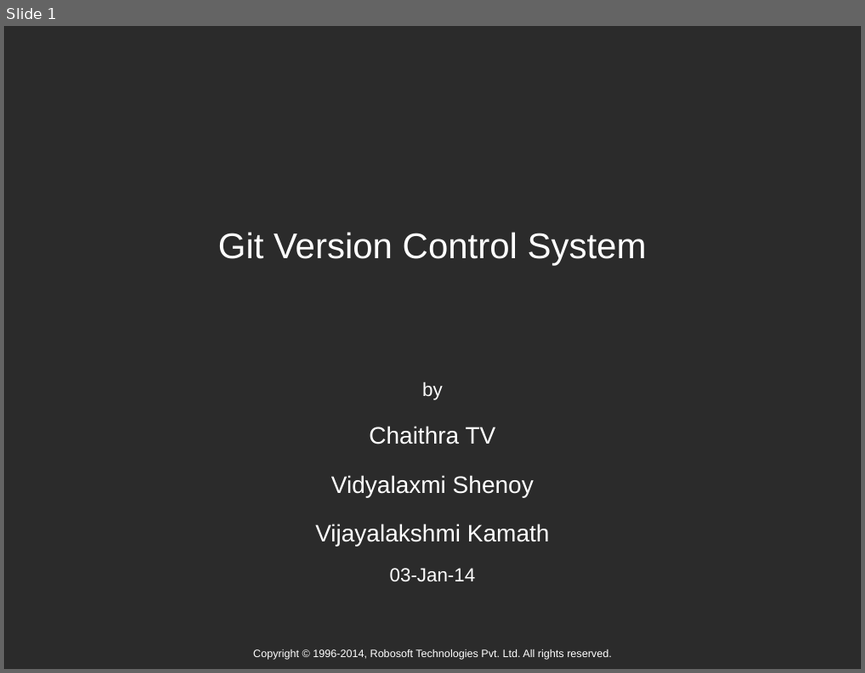
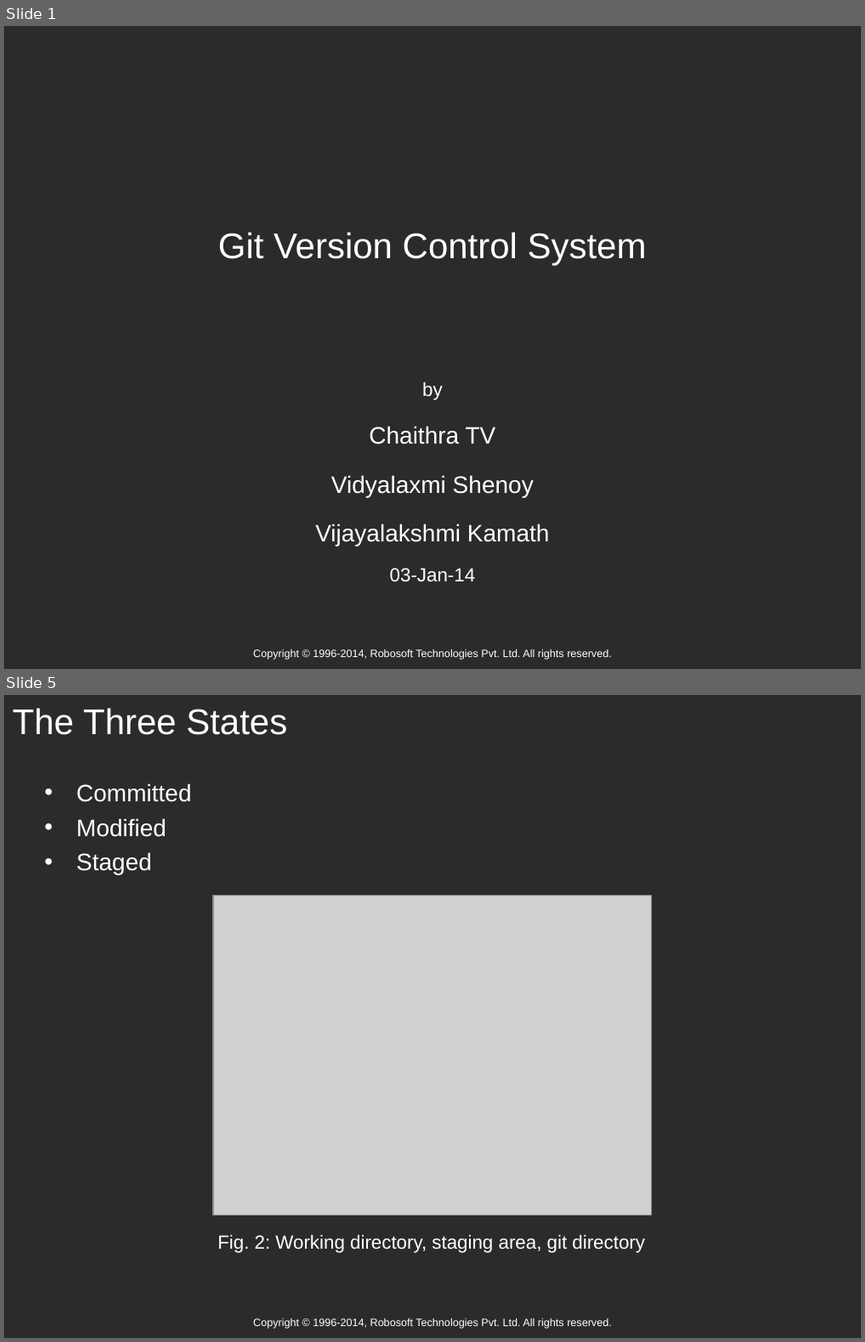
Before and after one commit to vidyalaxmi/GitPresentation, a slide deck: Subject (Limited).ppt. Shown one above the other, each under a label of ours: slide 1 before the commit, slides 1 and 5 after it; the slides between them are not shown. The pictures are 865x673 and 865x1342 pixels, drawn with LibreOffice and Linux fonts; fonts in the diff are those of the drawing; grey boxes stand for pictures; background and template pictures are left out; a plain dark background stands for a picture behind light text. Boxes give left, top, right and bottom in pixels: in the first picture for what was removed or moved away, otherwise in the second. Text is boxed around its words. In the diff, an @@ line names an element or a change of style, - is before the commit and + after.

```diff
--- a/Subject (Limited).ppt
+++ b/Subject (Limited).ppt
@@ slide 5 added at [4, 695, 861, 1338], background picture (left out); not listed: 1 template element that a slide beside it also shows @@
@@ title added at [12, 708, 287, 735], 30 pt, text #FFFFFF @@
+The Three States
@@ text added at [76, 783, 191, 874], 20 pt, text #FFFFFF @@
+• Committed
+• Modified
+• Staged
@@ picture added at [213, 896, 652, 1215] @@
@@ text added at [217, 1234, 645, 1253], 16 pt, text #FFFFFF @@
+Fig. 2: Working directory, staging area, git directory
```
Also in this commit, not shown: 8 other slides added, 3 other files.
